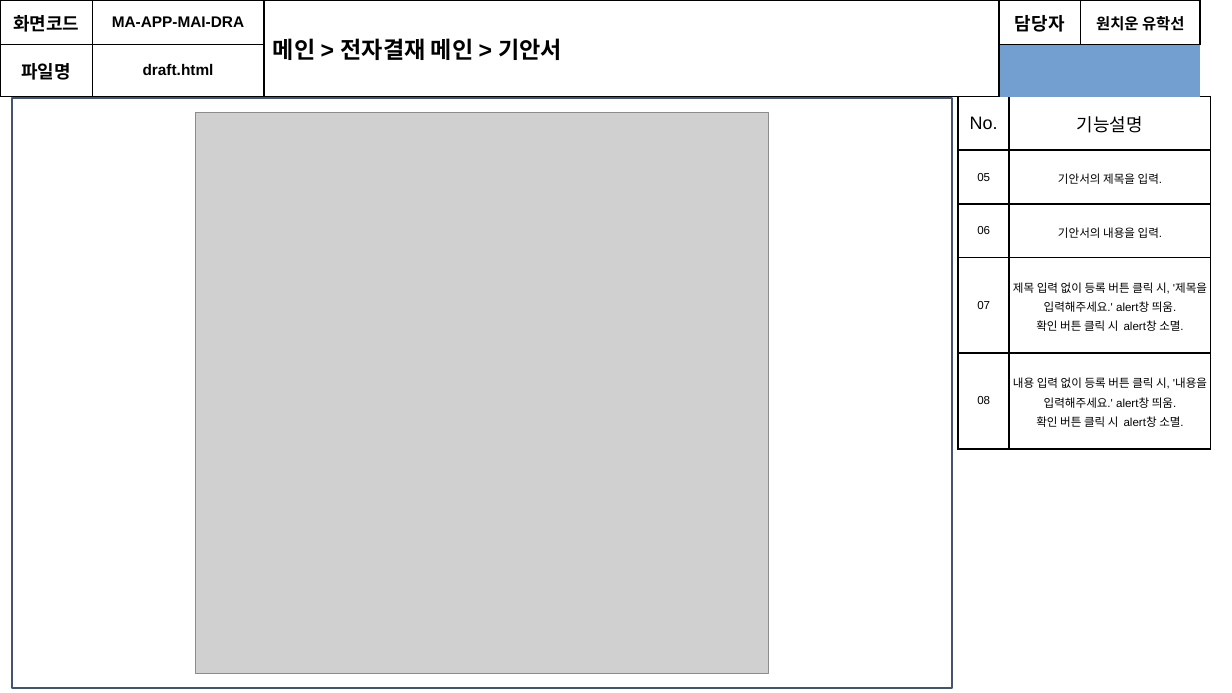
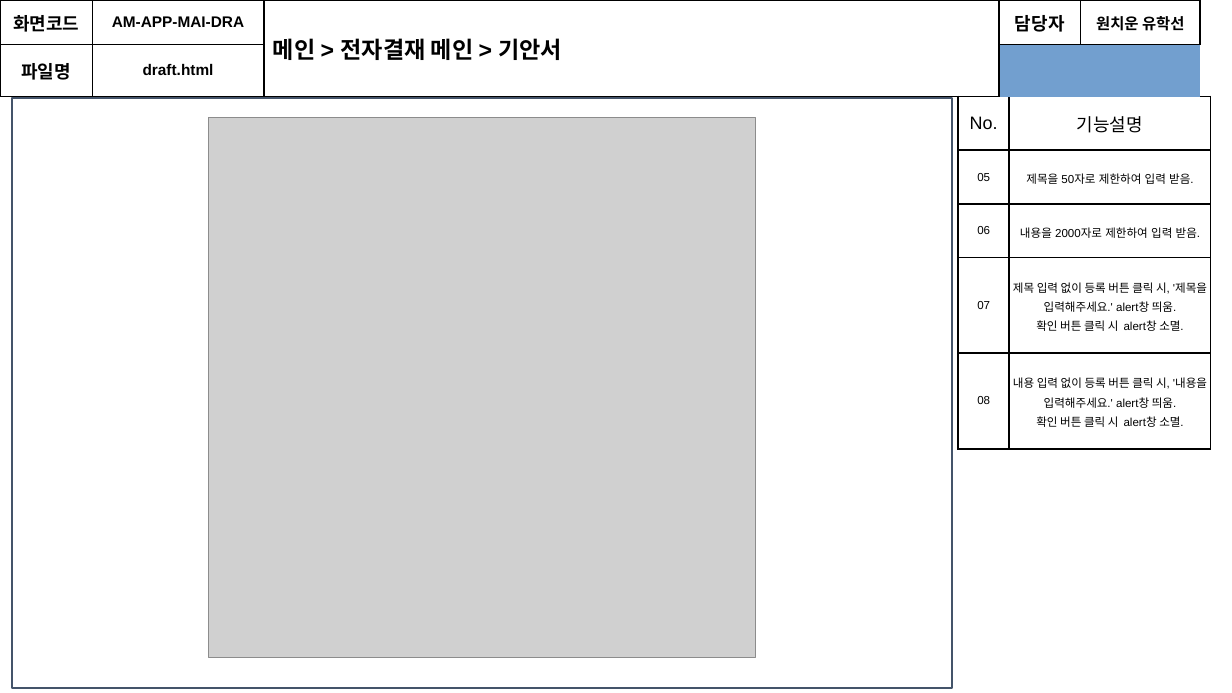
Before and after one commit to soulluna/-6th-_cosmo_1th_group, a slide deck: slide 16 of 포트폴리오 각종 서식/[6기]1조_화면설계서_V1.3.pptx. Drawn at 1232x693 pixels with LibreOffice and Linux fonts; fonts in the diff are those of the drawing; grey boxes stand for pictures. Boxes give left, top, right and bottom in pixels: in the first picture for what was removed or moved away, otherwise in the second. Text is boxed around its words. In the diff, an @@ line names an element or a change of style, - is before the commit and + after.

Commit message:
화면설계서, 기능정의서의 내 문서함 수정
AM-APP-MAI-05 추가함

```diff
--- a/포트폴리오 각종 서식/[6기]1조_화면설계서_V1.3.pptx
+++ b/포트폴리오 각종 서식/[6기]1조_화면설계서_V1.3.pptx
@@ table at [10,13,1210,93] @@
-row 1, column 2: MA-APP-MAI-DRA
+row 1, column 2: AM-APP-MAI-DRA
@@ picture: place and size @@
-picture at [196,113,769,674]
+picture at [209,117,756,657]
@@ table at [958,97,1211,431] @@
-row 2, column 2: 기안서의 제목을 입력.
+row 2, column 2: 제목을 50자로 제한하여 입력 받음.
-row 3, column 2: 기안서의 내용을 입력.
+row 3, column 2: 내용을 2000자로 제한하여 입력 받음.
```
Also in this commit, not shown: 31 other slides changed, 1 other file.
